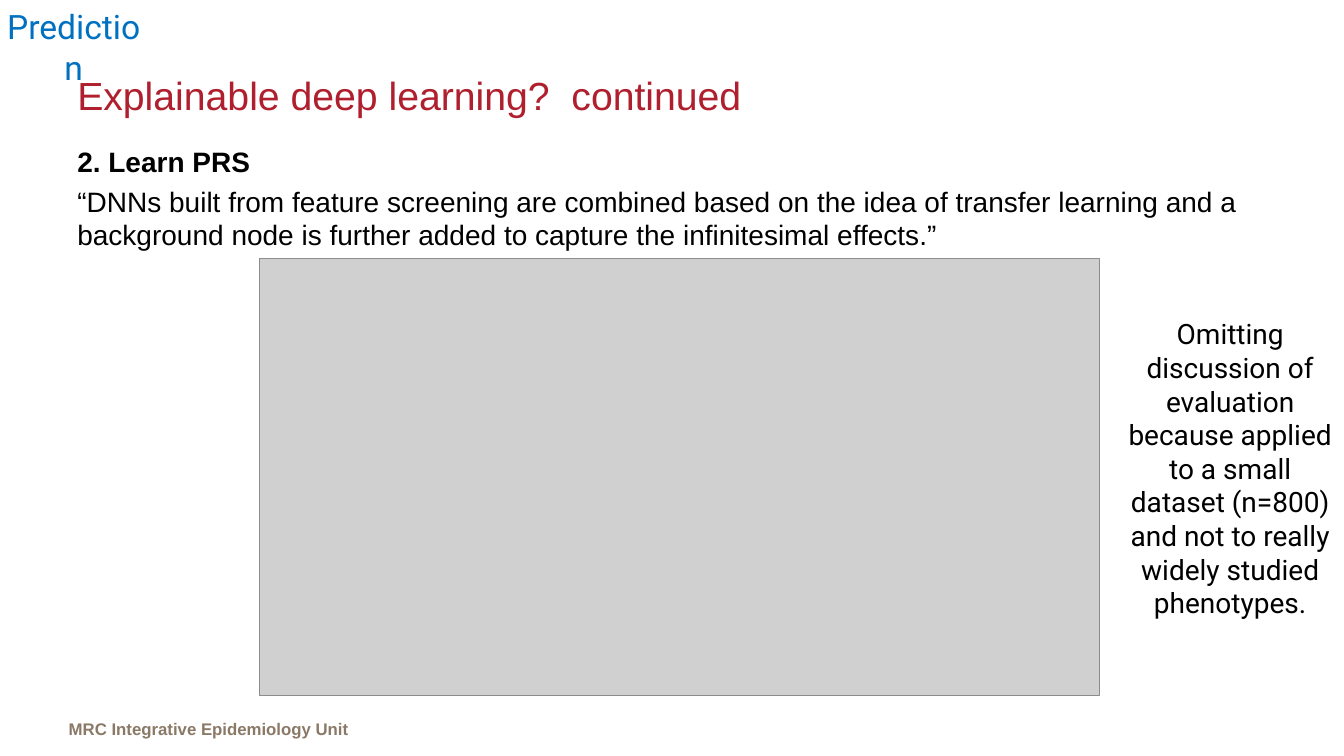
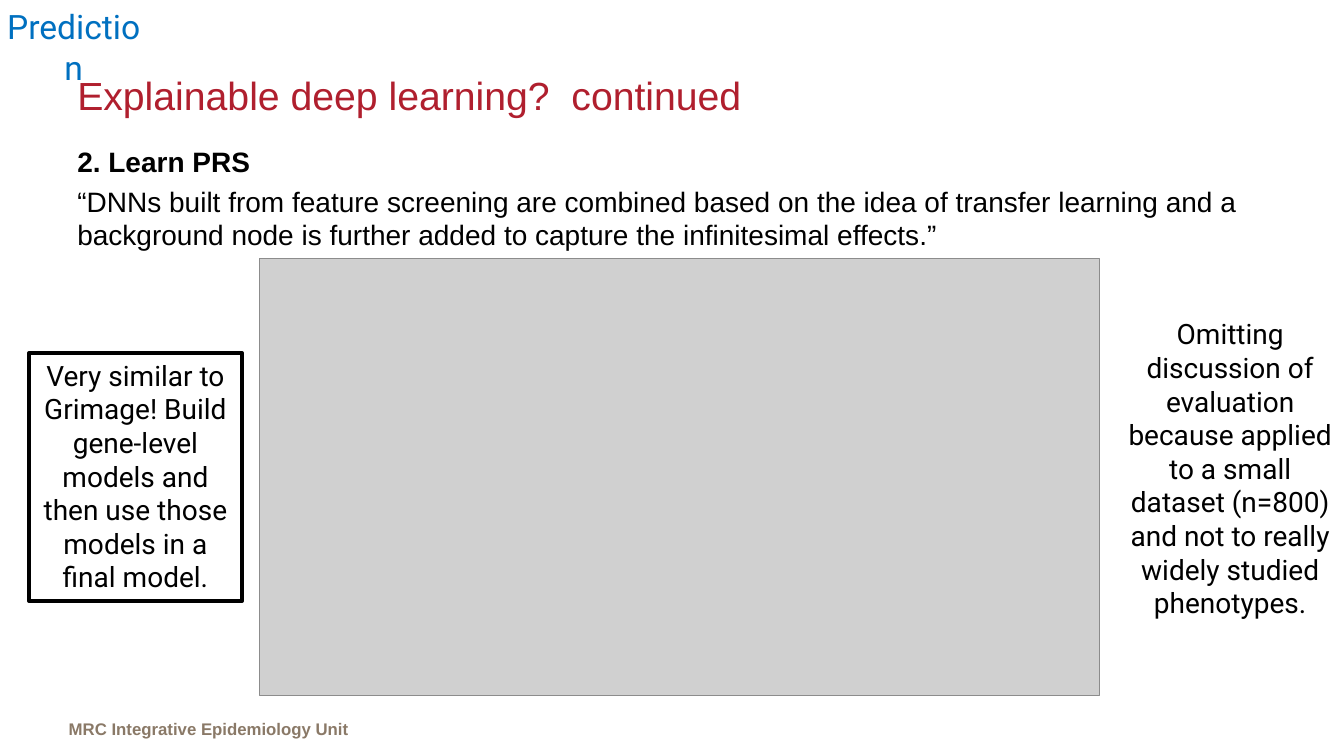
Before and after one commit to MRCIEU/epigenetics-journal-club, a slide deck: slide 11 of docs/presentations/20220815/slides.pptx. Drawn at 1344x756 pixels with LibreOffice and Linux fonts; fonts in the diff are those of the drawing; grey boxes stand for pictures; background and template pictures are left out. Boxes give left, top, right and bottom in pixels: in the first picture for what was removed or moved away, otherwise in the second. Text is boxed around its words. In the diff, an @@ line names an element or a change of style, - is before the commit and + after.

```diff
--- a/docs/presentations/20220815/slides.pptx
+++ b/docs/presentations/20220815/slides.pptx
@@ rectangle added at (29, 353, 242, 601), outline #000000 3 pt, 20 pt, text #000000 @@
+Very similar to Grimage! Build gene-level models and then use those models in a final model.
```
